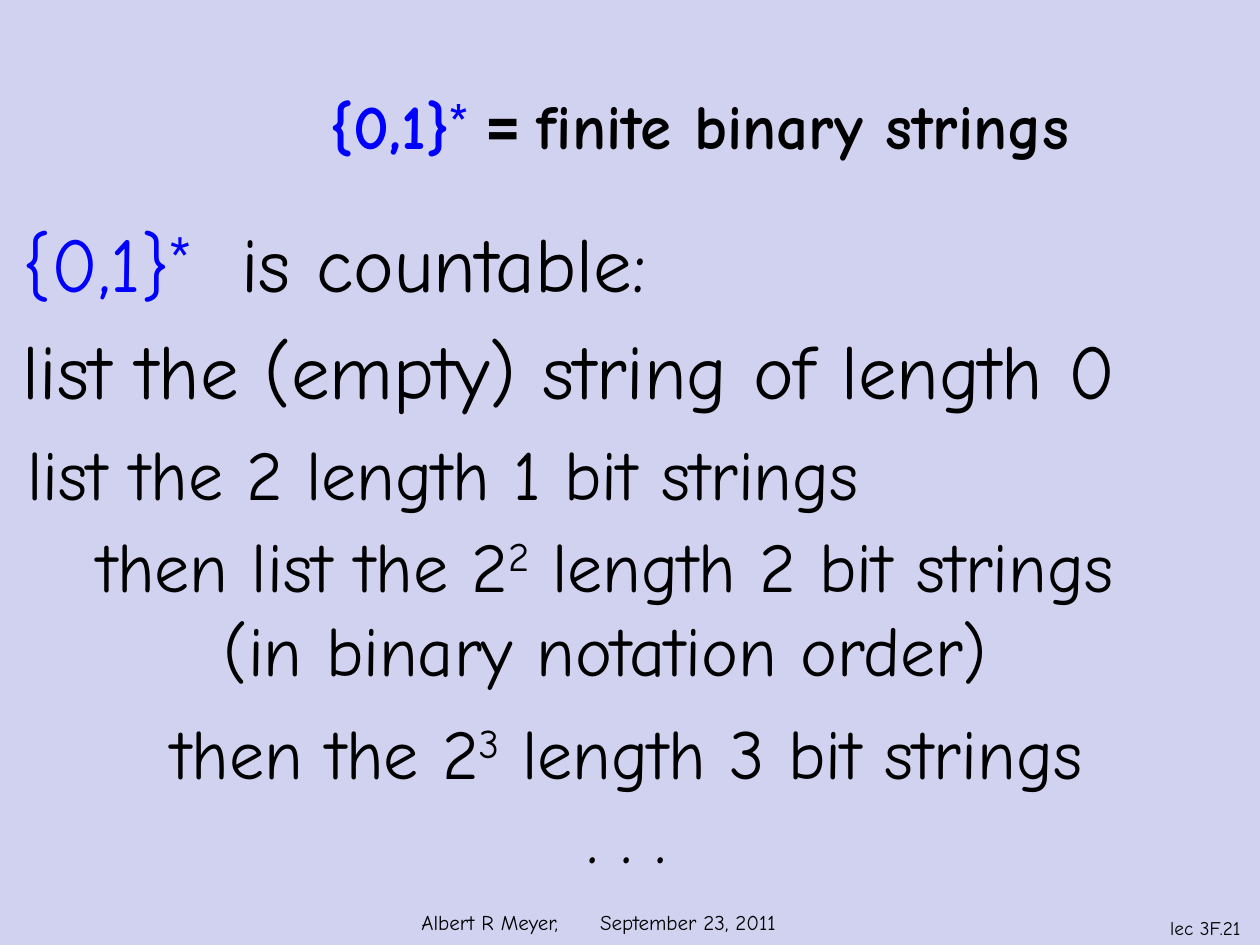
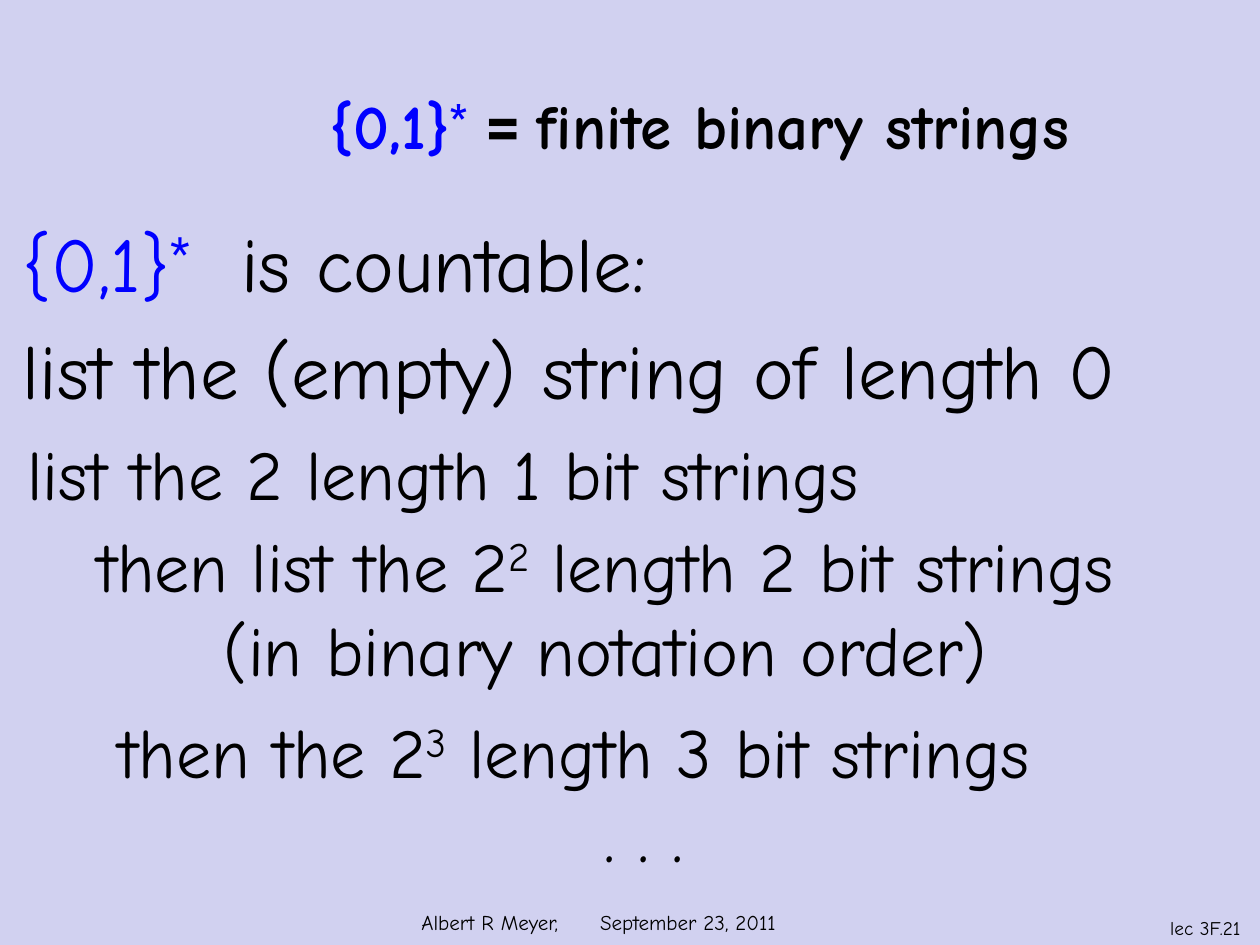
Before and after one commit to armeyer/mcs_web, a slide deck: slide 21 of fall11/slidesF11/slides3f.pptx. Drawn at 1260x945 pixels with LibreOffice and Linux fonts; fonts in the diff are those of the drawing; background and template pictures are left out. Boxes give left, top, right and bottom in pixels: in the first picture for what was removed or moved away, otherwise in the second. Text is boxed around its words. In the diff, an @@ line names an element or a change of style, - is before the commit and + after.

```diff
--- a/fall11/slidesF11/slides3f.pptx
+++ b/fall11/slidesF11/slides3f.pptx
@@ text "then the 23 length 3 ...": place and size @@
-text "then the 23 length 3 ..." at bbox=[172, 731, 1083, 792]
+text "then the 23 length 3 ..." at bbox=[119, 730, 1030, 791]
```
Also in this commit, not shown: 8 other slides changed, 1 other file.
